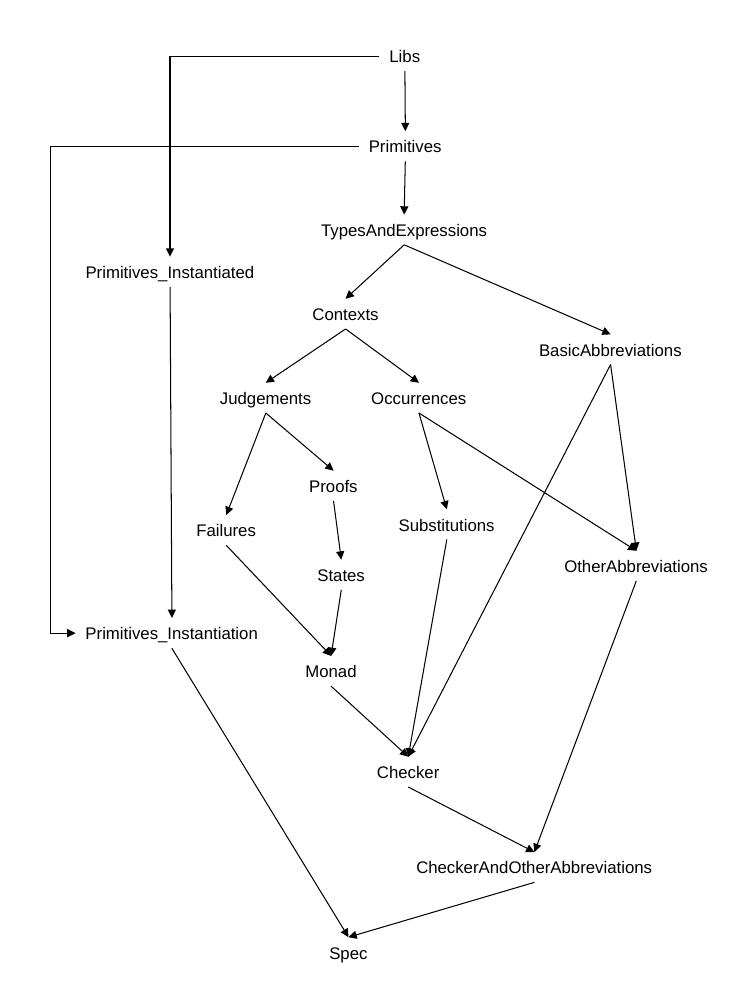
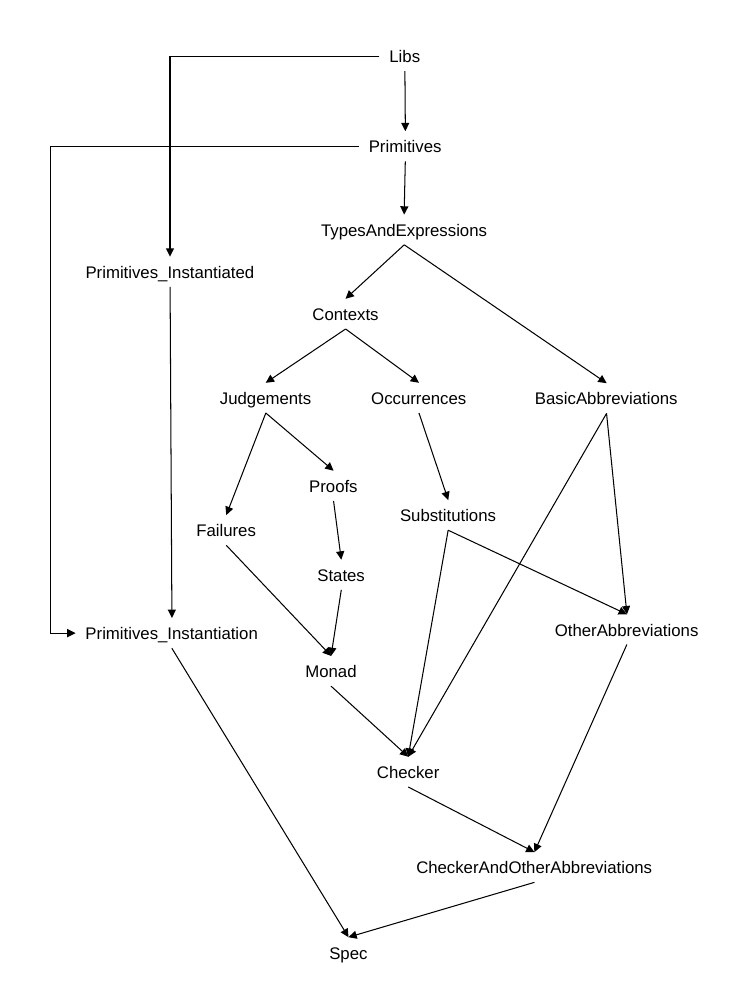
Before and after one commit to KestrelInstitute/Specware, a slide deck: slide 1 of Provers/ProofChecker/dependencies.ppt. Drawn at 756x1008 pixels with LibreOffice and Linux fonts; fonts in the diff are those of the drawing. Boxes give left, top, right and bottom in pixels: in the first picture for what was removed or moved away, otherwise in the second. Text is boxed around its words. In the diff, an @@ line names an element or a change of style, - is before the commit and + after.

Commit message:
- re-phrased op minDistinctAbbrvar to take a set of variables as argument - added substitution of expr. d1 with d2 in type or expression - removed op definition as primitive - added op definition as abbreviation

```diff
--- a/Provers/ProofChecker/dependencies.ppt
+++ b/Provers/ProofChecker/dependencies.ppt
@@ arrow moved from (404, 245) - (611, 335) to (404, 245) - (607, 383) @@
@@ text "BasicAbbreviations": place and size @@
-text "BasicAbbreviations" at [539, 344, 682, 356]
+text "BasicAbbreviations" at [535, 392, 678, 404]
@@ arrow moved from (611, 365) - (408, 757) to (607, 413) - (408, 757) @@
@@ arrow moved from (419, 413) - (447, 509) to (419, 413) - (449, 500) @@
@@ arrow moved from (611, 365) - (636, 550) to (607, 413) - (627, 614) @@
@@ text "Substitutions": place and size @@
-text "Substitutions" at [399, 519, 495, 531]
+text "Substitutions" at [400, 509, 496, 521]
@@ arrow moved from (447, 539) - (408, 757) to (449, 530) - (408, 757) @@
@@ arrow moved from (419, 413) - (636, 550) to (449, 530) - (627, 614) @@
@@ text "OtherAbbreviations": place and size @@
-text "OtherAbbreviations" at [564, 560, 708, 572]
+text "OtherAbbreviations" at [555, 624, 699, 636]
@@ arrow moved from (636, 581) - (534, 852) to (627, 644) - (534, 852) @@
```
Also in this commit, not shown: 1 other slide changed, 10 other files.
